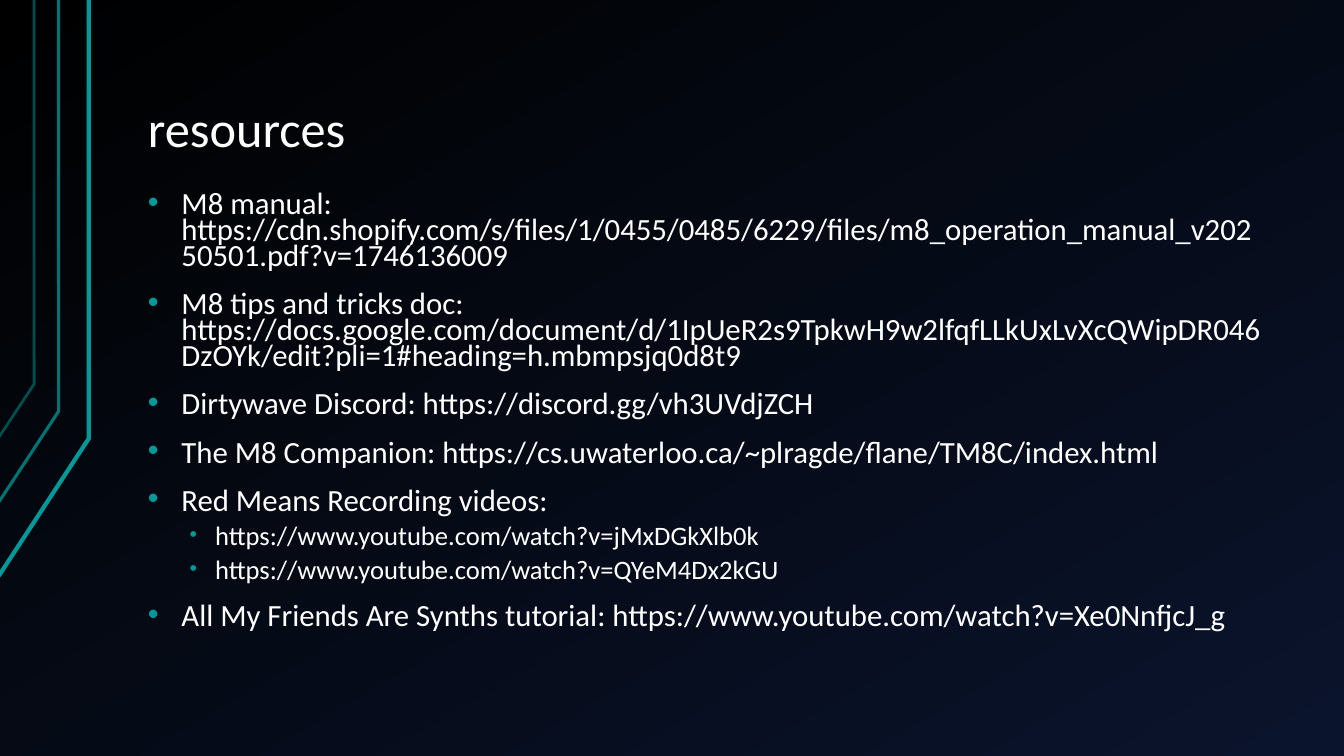
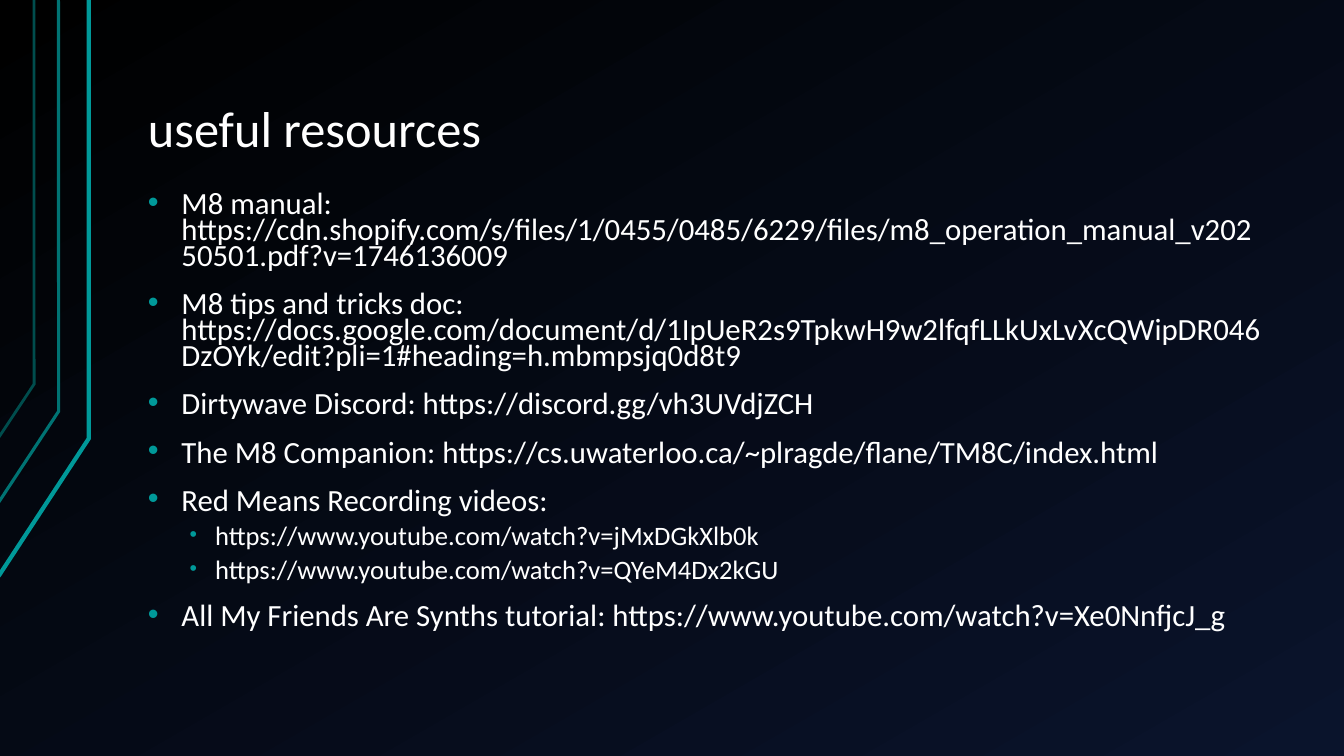
Before and after one commit to jegasus/m8-tracker-workshop, a slide deck: slide 15 of slides_v1.odp. Drawn at 1344x756 pixels with LibreOffice and Linux fonts; fonts in the diff are those of the drawing. Boxes give left, top, right and bottom in pixels: in the first picture for what was removed or moved away, otherwise in the second. Text is boxed around its words. In the diff, an @@ line names an element or a change of style, - is before the commit and + after.

```diff
--- a/slides_v1.odp
+++ b/slides_v1.odp
@@ title at bbox=[148, 112, 481, 148]: text changed @@
-resources
+useful resources
```
Also in this commit, not shown: 5 other slides changed.
